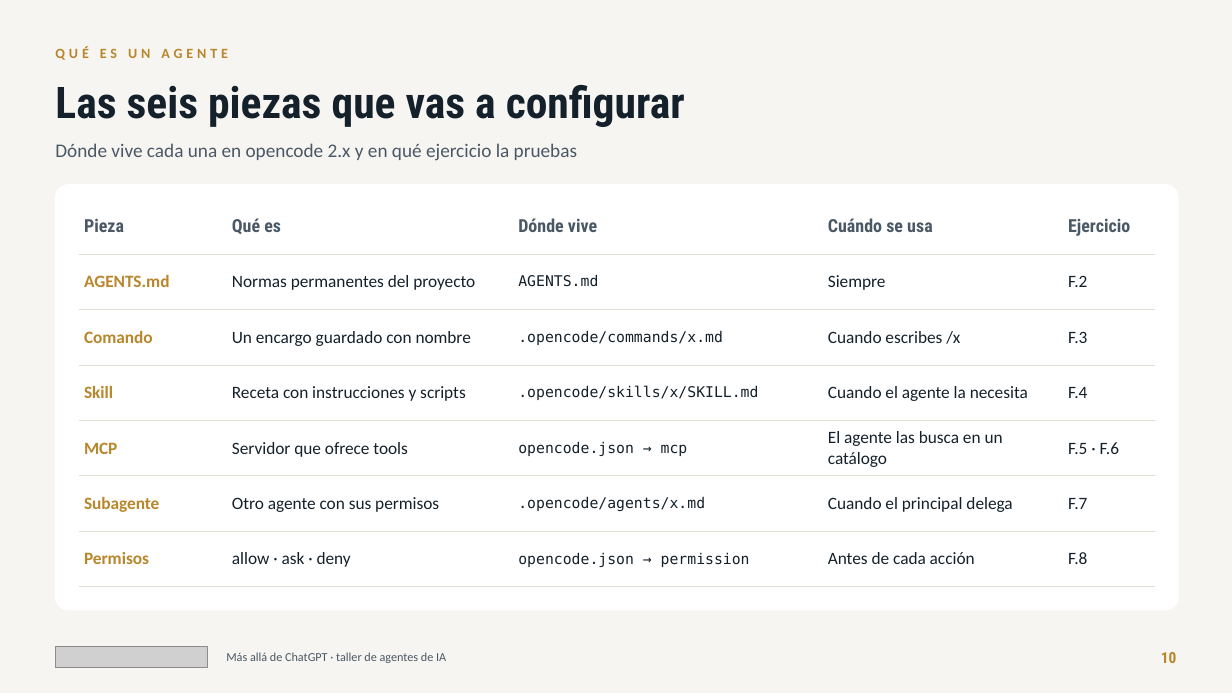
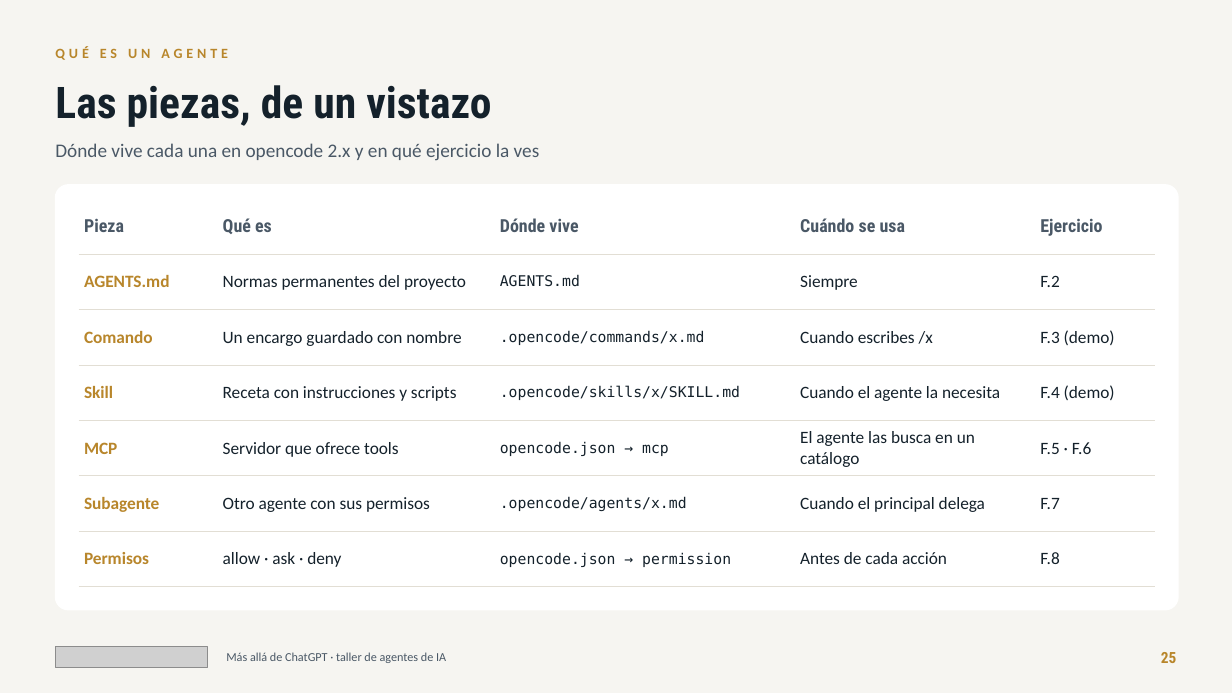
Before and after one commit to jlasherasTracasa/taller_semana_ia_2026, a slide deck: slide 25 of presentacion/taller-agentes-ia.pptx (slide 10 before the commit). Drawn at 1232x693 pixels with LibreOffice and Linux fonts; fonts in the diff are those of the drawing; grey boxes stand for pictures. Boxes give left, top, right and bottom in pixels: in the first picture for what was removed or moved away, otherwise in the second. Text is boxed around its words. In the diff, an @@ line names an element or a change of style, - is before the commit and + after.

Commit message:
Presentación: historia y teoría, una diapositiva por pieza con su ejercicio, demos y plan del día
- Nuevo bloque «Cómo hemos llegado aquí»: dos líneas de tiempo (1950-2016 y 2017-2026) y teoría en lenguaje llano
  (qué es un modelo de lenguaje, cómo aprende, el contexto).
- Una diapositiva por pieza con su ejercicio y un sello DEMO EN DIRECTO o PRÁCTICA: ReAct, tools, AGENTS.md,
  comandos, skills, MCP, subagentes y permisos.
- Al principio: demos y prácticas, el plan de hoy (qué demo va en cada momento), preparar el ordenador en Windows,
  modo interactivo y plan B.
- «Lo que aprendimos» reescrito en sencillo (qué pasó, por qué, qué hacemos ahora) y un caso nuevo: mismo encargo,
  distinto resultado.
- EJ 07: el encargo dice qué hacer con un correo legítimo que trae instrucciones ocultas (3 de 3 con GLM).
- taller.py lanzar cambia a otro modelo gratuito si el actual llega a su límite de uso.

```diff
--- a/presentacion/taller-agentes-ia.pptx
+++ b/presentacion/taller-agentes-ia.pptx
@@ text at (55, 85, 491, 127): text changed @@
-Las seis piezas que vas a configurar
+Las piezas, de un vistazo
@@ text at (55, 143, 540, 161): text changed @@
-Dónde vive cada una en opencode 2.x y en qué ejercicio la pruebas
+Dónde vive cada una en opencode 2.x y en qué ejercicio la ves
@@ table at (79, 199, 1155, 571) @@
-row 3, column 5: F.3
+row 3, column 5: F.3 (demo)
-row 4, column 5: F.4
+row 4, column 5: F.4 (demo)
@@ text at (1161, 652, 1177, 663): text changed @@
-10
+25
```
Also in this commit, not shown: 28 other slides changed, 19 slides added, 3 slides removed, 6 other files.
